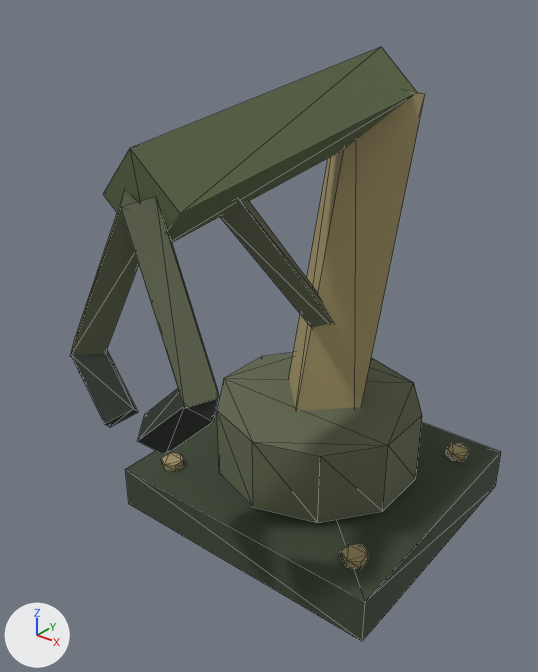
Before and after pictures for a commit that changed the OBJ model assets/models/equipment/salvage_arm.obj.
Rendered twice from a 50 mm lens placed at (0.986, -1.447, 1.355), pointed at (-0.011, -0.201, 0.583). Arrows for +X, +Y and +Z are at lower left; the lights stay in place. The first picture is the older version. Mesh edges are drawn as thin lines. Where no turn or scale is listed for an object, it has been applied to the vertices. Vertices at exactly the same position are counted once.

In view in the first picture: 'BASE.004'.
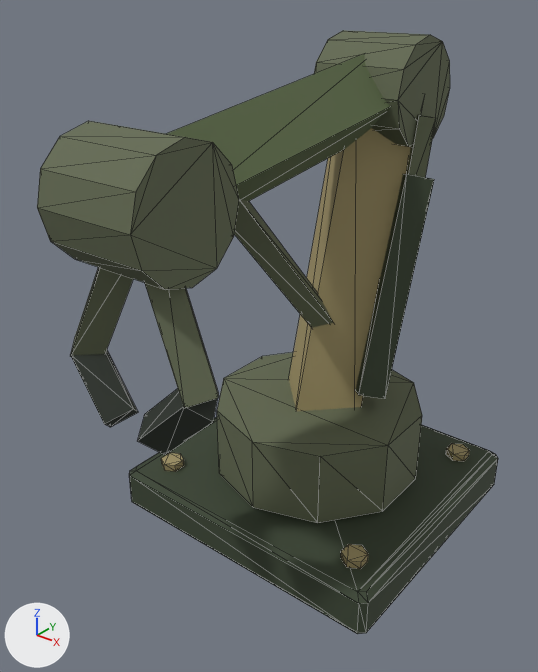
Changed parts and their boxes (x1, y1, x2, y2) in the pictures (538 x 672 px):
'BASE.004', reshaped (7% wider): before (70, 47, 501, 641); after (37, 30, 498, 634)
part 1 of me_base_004, added (green): after (314, 30, 450, 147)
part 2 of me_base_004, added (green): after (37, 121, 239, 289)
part 3 of me_base_004, rebuilt: before (125, 413, 501, 641); after (129, 417, 498, 634)
part 4 of me_base_004, added: after (355, 115, 436, 399)

The change, as a diff of the scene's bpy script:
```diff
--- a/assets/models/equipment/salvage_arm.obj.py
+++ b/assets/models/equipment/salvage_arm.obj.py
@@ me_base_004 @@
 # used by ob_base_004; location = (0.0, 0.0, 0.0)
-me_base_004.from_pydata(...)  # 130 vertices, 212 faces; spans x -0.39..0.39, y -0.674..0.365, z 0.0..1.199
+me_base_004.from_pydata(...)  # 218 vertices, 372 faces; spans x -0.39..0.39, y -0.71..0.365, z 0.0..1.23
+# me_base_004 part 1: a new loose piece, a 12-sided cylinder along x spanning x -0.12..0.12, y 0.1..0.36, z 0.97..1.23, in mat_military_equipment_palette (picture img_palette_png)
+# me_base_004 part 2: a new loose piece, a 12-sided cylinder along x spanning x -0.12..0.12, y -0.71..-0.45, z 0.86..1.12, in mat_military_equipment_palette (picture img_palette_png)
+# me_base_004 part 3: the loose piece of 8 vertices spanning x -0.39..0.39, y -0.365..0.365, z 0.0..0.12 is rebuilt with 32 vertices and now spans x -0.39..0.39, y -0.365..0.365, z 0.0..0.12
+# me_base_004 part 4
+# 16 vertices are added at x 0.08..0.18, y -0.008..0.249, z 0.356..1.056
+# 24 new faces join them
 me_base_004.materials.append(mat_military_equipment_palette)
```
